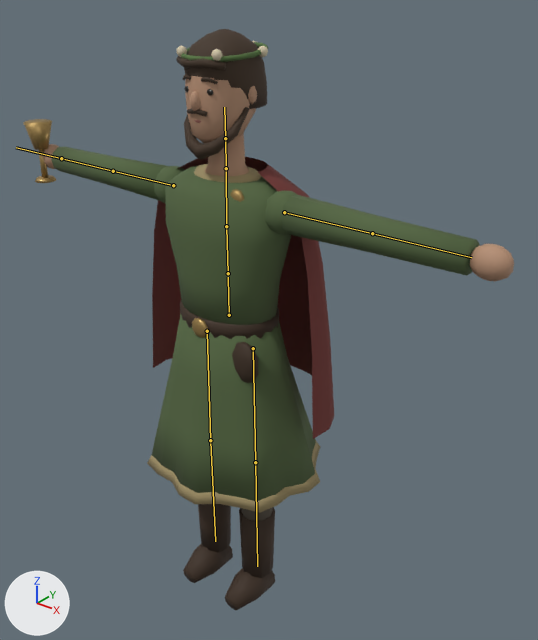
The glTF model modelos/novio.glb as it was, and as the next commit left it.
Before and after are seen from a 50 mm lens placed at (1.313, -1.457, 1.933), pointed at (0.111, 0.046, 1.002). Every picture has the same lights, and +X, +Y and +Z are marked at lower left. The picture after the commit comes second. The bones that change, and the others that lie on the model, are drawn over the model as lines.

Objects in the first picture: 'Novio'.
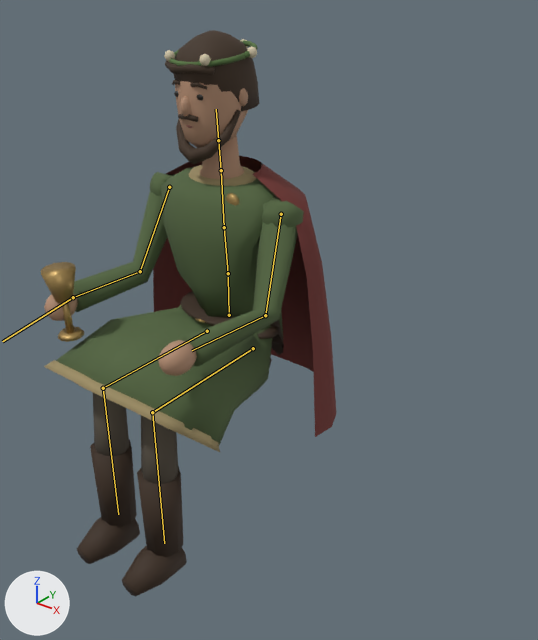
The newer file adds an action. The first version stands in its rest pose; the second is drawn at frame 1 of the action 'brindis-sentado'.

Location of each change, (x1, y1, x2, y2) in pixels of the pictures (538 x 640 px):
'Novio', posed (40% narrower)
    before: (24, 29, 514, 610)
    after: (41, 30, 337, 597)
bone 'espalda', root to tip
    before: (228, 273) to (226, 226)
    after: (228, 273) to (224, 227)
bone 'brazoD', root to tip
    before: (173, 185) to (113, 171)
    after: (169, 187) to (140, 271)
bone 'antebrazoD', root to tip
    before: (113, 171) to (61, 158)
    after: (140, 271) to (73, 297)
bone 'manoD', root to tip
    before: (61, 158) to (16, 147)
    after: (73, 297) to (2, 341)
bone 'brazoI', root to tip
    before: (284, 212) to (372, 233)
    after: (281, 214) to (265, 315)
bone 'antebrazoI', root to tip
    before: (372, 233) to (471, 257)
    after: (265, 315) to (192, 350)
bone 'musloD', root to tip
    before: (207, 331) to (210, 440)
    after: (207, 331) to (103, 388)
bone 'espinillaD', root to tip
    before: (210, 440) to (215, 541)
    after: (103, 388) to (118, 514)
bone 'musloI', root to tip
    before: (253, 348) to (255, 462)
    after: (253, 348) to (152, 412)
bone 'espinillaI', root to tip
    before: (255, 462) to (257, 566)
    after: (152, 412) to (164, 543)

What the commit changed:
Bone 'espalda' (bone_espalda) turns from (0, 0, 0) to (4, 0, 0) degrees about its own x, y and z.
Bone 'brazoD' (bone_brazod) turns from (0, 0, 0) to (-70, 20, 29) degrees about its own x, y and z.
Bone 'antebrazoD' (bone_antebrazod) turns from (0, 0, 0) to (59, -67, 11) degrees about its own x, y and z.
Bone 'manoD' (bone_manod) turns from (0, 0, 0) to (-5, 7, 7) degrees about its own x, y and z.
Bone 'brazoI' (bone_brazoi) turns from (0, 0, 0) to (-71, -21, -29) degrees about its own x, y and z.
Bone 'antebrazoI' (bone_antebrazoi) turns from (0, 0, 0) to (51, 68, -16) degrees about its own x, y and z.
Bone 'musloD' (bone_muslod) turns from (0, 0, 0) to (-88, 1, 0) degrees about its own x, y and z.
Bone 'espinillaD' (bone_espinillad) turns from (0, 0, 0) to (88, 0, 0) degrees about its own x, y and z.
Bone 'musloI' (bone_musloi) turns from (0, 0, 0) to (-88, -1, 0) degrees about its own x, y and z.
Bone 'espinillaI' (bone_espinillai) turns from (0, 0, 0) to (88, 0, 0) degrees about its own x, y and z.
